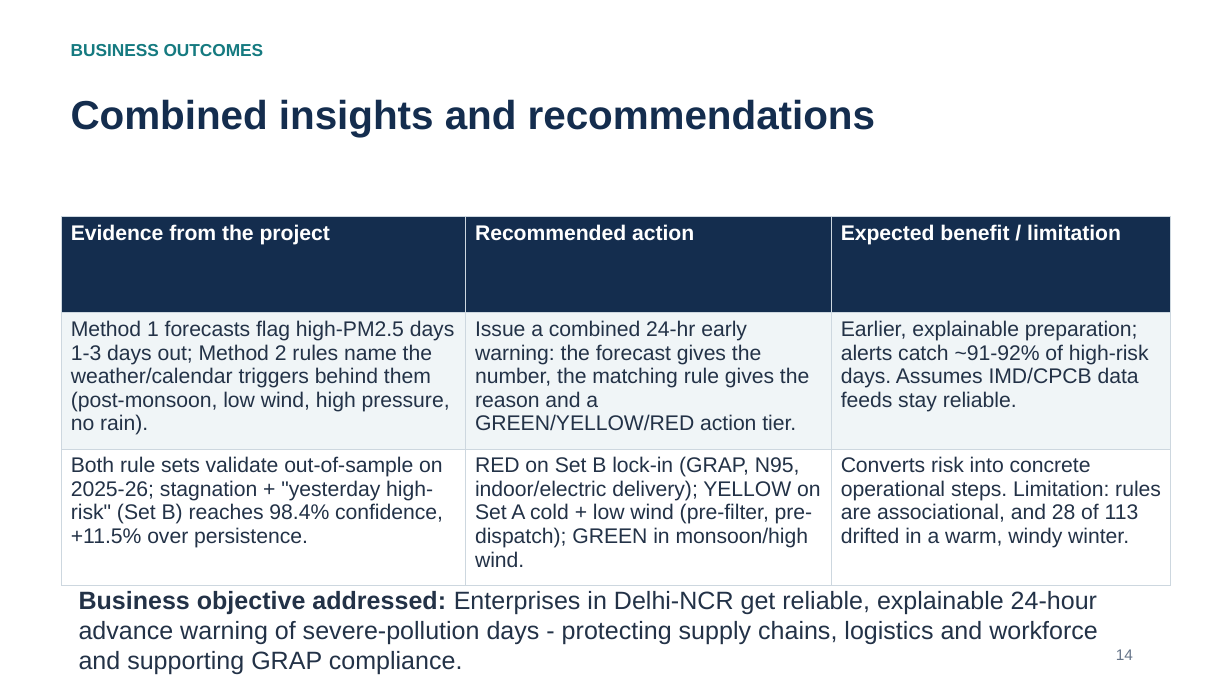
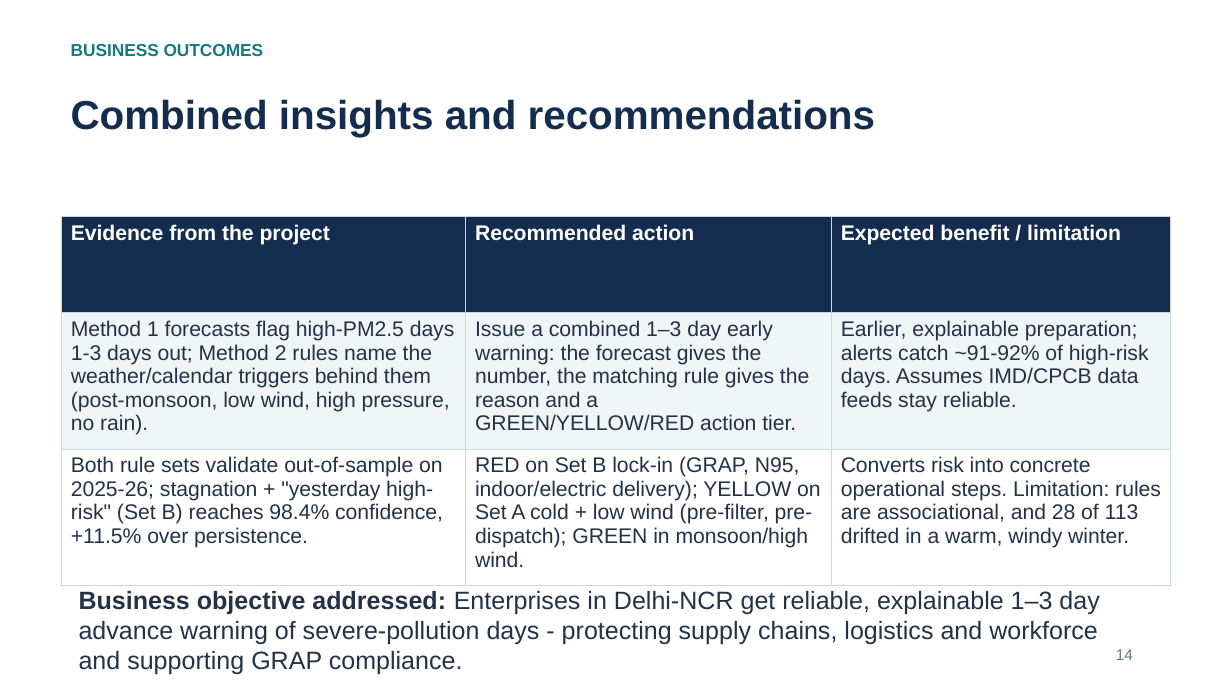
Before and after one commit to Akilan-J/Predicting-Risk-and-Identifying-Weather-and-Calendar-Triggers-to-Support-Business-Planning, a slide deck: slide 27 of Final_Project_Presentation.pptx. Drawn at 1232x693 pixels with LibreOffice and Linux fonts; fonts in the diff are those of the drawing. Boxes give left, top, right and bottom in pixels: in the first picture for what was removed or moved away, otherwise in the second. Text is boxed around its words. In the diff, an @@ line names an element or a change of style, - is before the commit and + after.

Commit message:
Deck: Day 1 recall 0.91 on slide 23; 1-3 day warning on slide 27

```diff
--- a/Final_Project_Presentation.pptx
+++ b/Final_Project_Presentation.pptx
@@ table at box(62, 216, 1172, 585) @@
-row 2, column 2: Issue a combined 24-hr early warning: the forecast gives the number, the matching rule gives the reason and a GREEN/YELLOW/RED action tier.
+row 2, column 2: Issue a combined 1–3 day early warning: the forecast gives the number, the matching rule gives the reason and a GREEN/YELLOW/RED action tier.
@@ text at box(79, 591, 1099, 675): text changed @@
-Business objective addressed: Enterprises in Delhi-NCR get reliable, explainable 24-hour advance warning of severe-pollution days - protecting supply chains, logistics and workforce and supporting GRAP compliance.
+Business objective addressed: Enterprises in Delhi-NCR get reliable, explainable 1–3 day advance warning of severe-pollution days - protecting supply chains, logistics and workforce and supporting GRAP compliance.
```
Also in this commit, not shown: 1 other slide changed.
